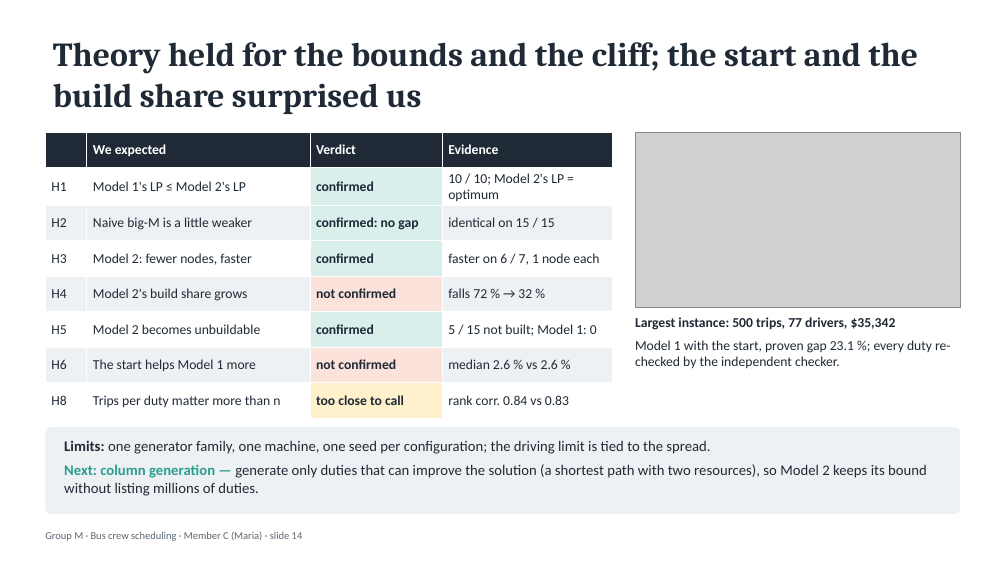
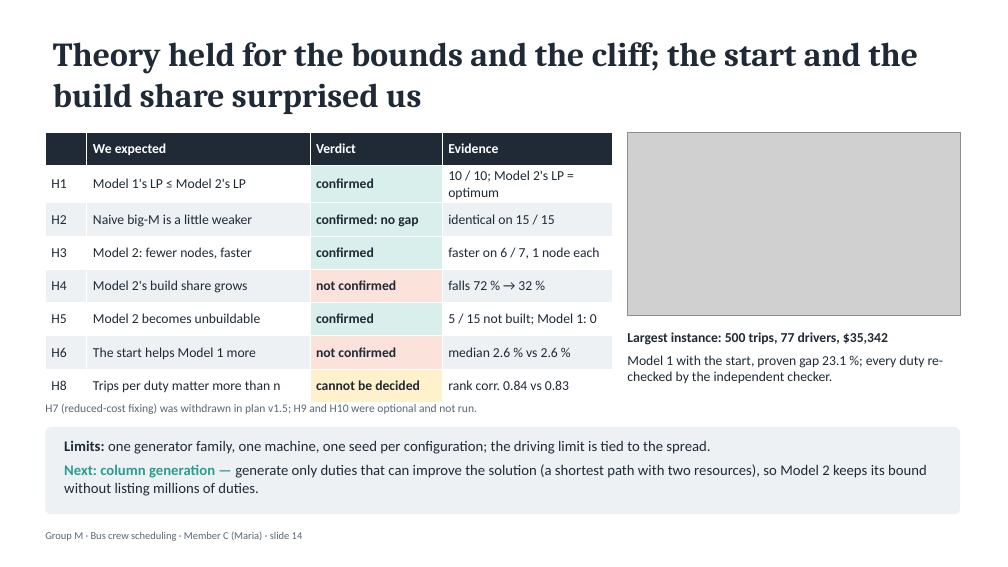
Before and after one commit to mariaakhoury/crew-scheduling, a slide deck: slide 4 of slides/slides_C.pptx. Drawn at 1008x567 pixels with LibreOffice and Linux fonts; fonts in the diff are those of the drawing; grey boxes stand for pictures. Boxes give left, top, right and bottom in pixels: in the first picture for what was removed or moved away, otherwise in the second. Text is boxed around its words. In the diff, an @@ line names an element or a change of style, - is before the commit and + after.

```diff
--- a/slides/slides_C.pptx
+++ b/slides/slides_C.pptx
@@ table at (x1=45, y1=132, x2=613, y2=399) @@
-row 8, column 3: too close to call
+row 8, column 3: cannot be decided
@@ picture resized from (x1=635, y1=132, x2=960, y2=307) to (x1=628, y1=132, x2=960, y2=316) @@
@@ text "Largest instance: 500 trips, 77 ..." moved from (x1=635, y1=317, x2=951, y2=368) to (x1=627, y1=332, x2=944, y2=383) @@
@@ text added at (x1=45, y1=404, x2=477, y2=414), 11 pt, text #5B6773 @@
+H7 (reduced-cost fixing) was withdrawn in plan v1.5; H9 and H10 were optional and not run.
```
Also in this commit, not shown: 5 other files.
